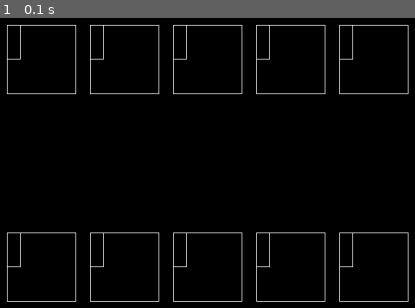
Above: before the commit, frame 1.
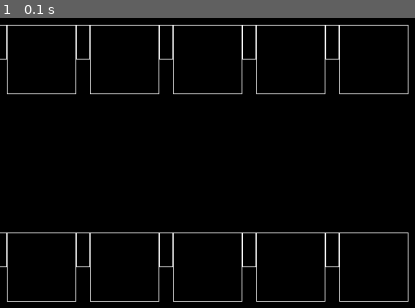
Above: after the commit, the same moment.

Repository: Alicccce/project_pygame
Game: pygame game, started from main.py
The game is run twice, just before and just after one commit, with the same random seed, the same clock (stepped at 60 frames per second) and the same inputs.
Inputs:
- Up to frame 1 (0.1 s): no input

The runs differ from the first frame. In frame 1, 1.4% of the frame differs, in the area x 0-86%, y 2-87%.

Commit message:
промежуточный вариант игры сидение ч.1.1

Diff:
--- a/main.py
+++ b/main.py
@@ -32,7 +32,7 @@
                                      (self.left + self.cell_size * j + self.small_size_rect_x * j,
                                       self.top + self.cell_size * i + self.small_size_rect_y * i,
                                       self.cell_size, self.cell_size), 1)
-                    pygame.draw.rect(screen, 'white', (self.left + self.cell_size * j + self.small_size_rect_x * j,
+                    pygame.draw.rect(screen, 'white', (self.left + self.cell_size * j + self.small_size_rect_x * j - self.small_size_rect_x,
                                                        self.top + self.cell_size * i + self.small_size_rect_y * i,
                                                        self.small_size_rect_x, self.small_size_rect_y), 1)
                     # pygame.draw.rect(screen, self.xs[self.board[i][j]],
